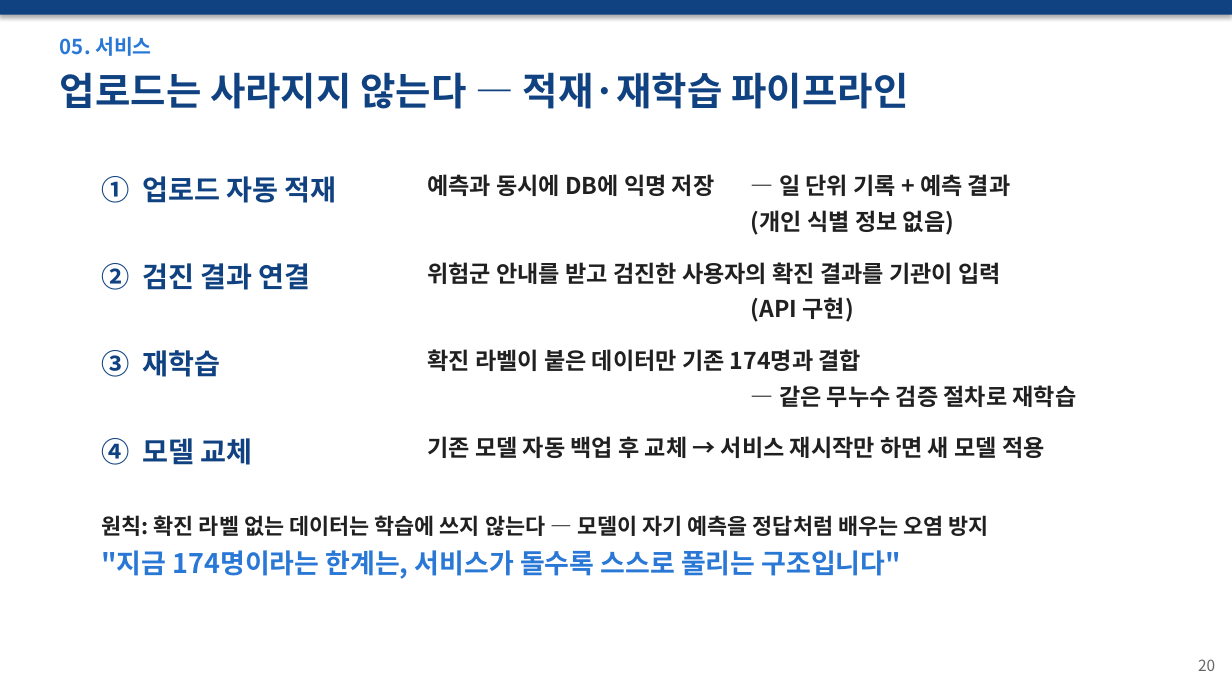
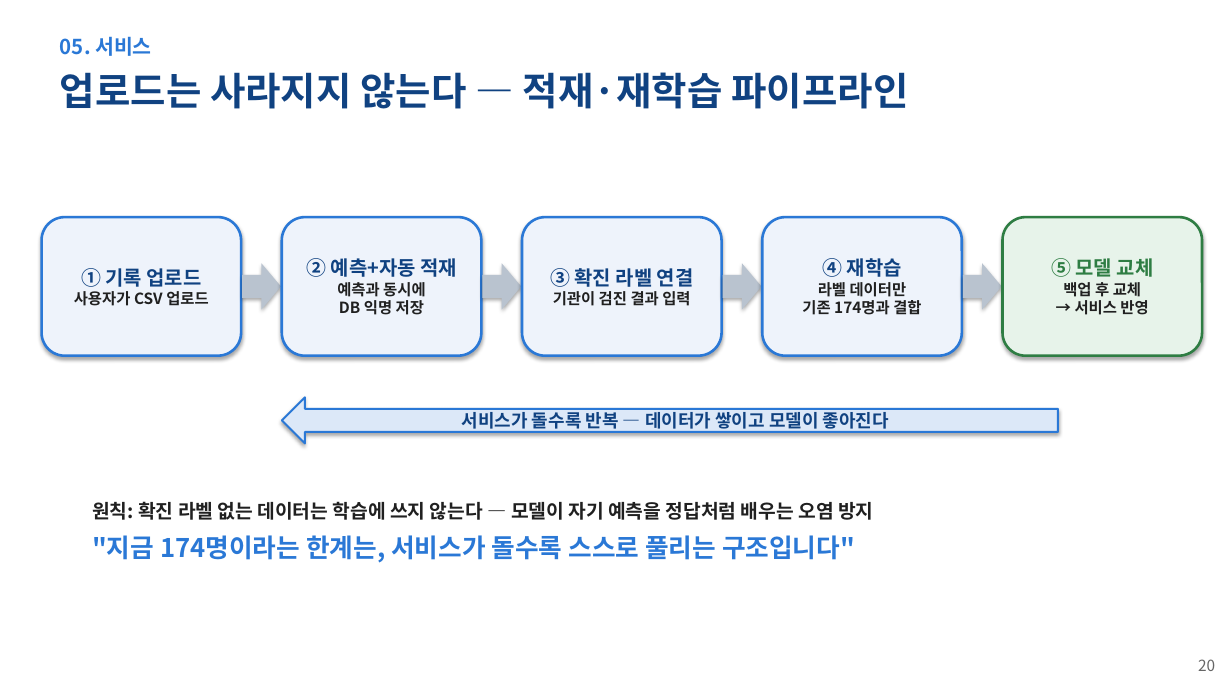
Before and after one commit to wpalswpa/dementia-screening, a slide deck: slide 20 of 발표자료_최종본_v4.pptx. Drawn at 1232x693 pixels with LibreOffice and Linux fonts; fonts in the diff are those of the drawing. Boxes give left, top, right and bottom in pixels: in the first picture for what was removed or moved away, otherwise in the second. Text is boxed around its words. In the diff, an @@ line names an element or a change of style, - is before the commit and + after.

Commit message:
발표자료 20페이지: 적재·재학습 파이프라인을 박스+화살표 흐름도로 교체

```diff
--- a/발표자료_최종본_v4.pptx
+++ b/발표자료_최종본_v4.pptx
@@ rectangle removed at (0, 0, 1232, 15) @@
@@ text removed at (101, 176, 337, 203) @@
-① 업로드 자동 적재
@@ text removed at (427, 174, 1011, 235) @@
-예측과 동시에 DB에 익명 저장 — 일 단위 기록 + 예측 결과
-(개인 식별 정보 없음)
@@ rounded rectangle added at (42, 217, 241, 356), fill #EEF3FB, outline #2A78D6 2 pt, 12 pt, text #202020, bold @@
+① 기록 업로드
+사용자가 CSV 업로드
@@ rounded rectangle added at (282, 217, 482, 356), fill #EEF3FB, outline #2A78D6 2 pt, 12 pt, text #202020, bold @@
+② 예측+자동 적재
+예측과 동시에
+DB 익명 저장
@@ rounded rectangle added at (522, 217, 722, 356), fill #EEF3FB, outline #2A78D6 2 pt, 12 pt, text #202020, bold @@
+③ 확진 라벨 연결
+기관이 검진 결과 입력
@@ rounded rectangle added at (762, 217, 962, 356), fill #EEF3FB, outline #2A78D6 2 pt, 12 pt, text #202020, bold @@
+④ 재학습
+라벨 데이터만
+기존 174명과 결합
@@ rounded rectangle added at (1003, 217, 1202, 356), fill #E7F3EA, outline #2E7D43 2 pt, 12 pt, text #202020, bold @@
+⑤ 모델 교체
+백업 후 교체
+→ 서비스 반영
@@ text removed at (101, 263, 311, 290) @@
-② 검진 결과 연결
@@ right arrow added at (242, 263, 281, 310), fill #B9C3CF @@
@@ text removed at (427, 262, 1001, 322) @@
-위험군 안내를 받고 검진한 사용자의 확진 결과를 기관이 입력
-(API 구현)
@@ right arrow added at (482, 263, 521, 310), fill #B9C3CF @@
@@ right arrow added at (723, 263, 762, 310), fill #B9C3CF @@
@@ right arrow added at (963, 263, 1002, 310), fill #B9C3CF @@
@@ text removed at (101, 350, 220, 377) @@
-③ 재학습
@@ text removed at (427, 349, 1077, 407) @@
-확진 라벨이 붙은 데이터만 기존 174명과 결합
-— 같은 무누수 검증 절차로 재학습
@@ left arrow added at (282, 397, 1058, 444), fill #DCE8F8, outline #2A78D6 1.5 pt, 14 pt, text #104281, bold @@
+서비스가 돌수록 반복 — 데이터가 쌓이고 모델이 좋아진다
@@ text removed at (101, 438, 253, 465) @@
-④ 모델 교체
@@ text removed at (427, 436, 1045, 458) @@
-기존 모델 자동 백업 후 교체 → 서비스 재시작만 하면 새 모델 적용
@@ text "원칙: 확진 라벨 없는 데이터는 ...": place and size @@
-text "원칙: 확진 라벨 없는 데이터는 ..." at (101, 515, 989, 579)
+text "원칙: 확진 라벨 없는 데이터는 ..." at (92, 501, 873, 563)
@@ text "원칙: 확진 라벨 없는 데이터는 ..." at (92, 501, 873, 563): size 17 to 15 pt in "원칙: 확진 라벨 없는 데이터는 학습에 쓰지 ..."; size 21 to 20 pt in ""지금 174명이라는 한계는, 서비스가 돌수록 스스로 풀리는 ..."; more space between paragraphs @@
```
